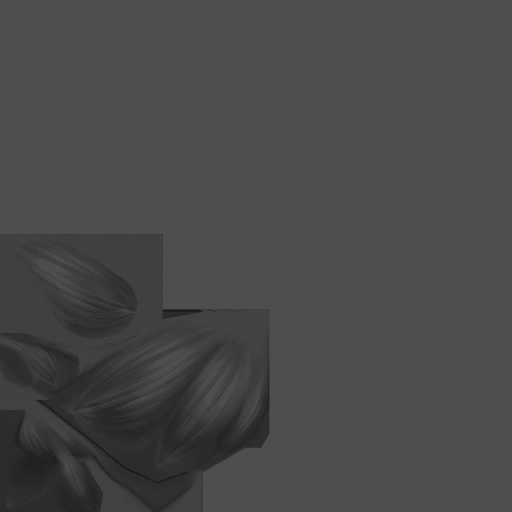
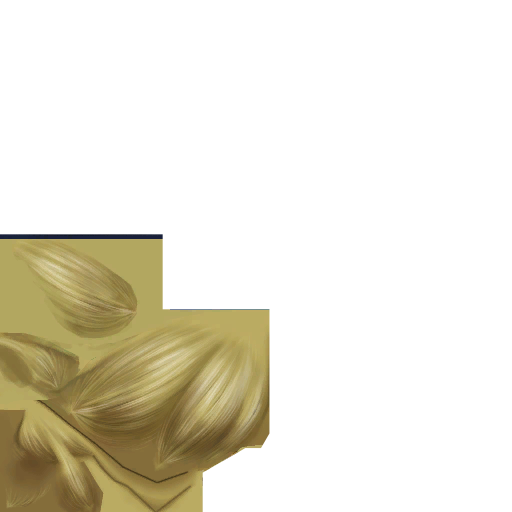
Before/after of a w=512, h=512 layered artwork. What changed in the layer stack:
renamed "Layer copy #1" to "03", hid it over [left=0, top=0, right=512, bottom=512]
renamed "FitToonLink_body1.png" to "base", hid it over [left=0, top=234, right=270, bottom=512]
added layer "00" over [left=0, top=234, right=270, bottom=512]
